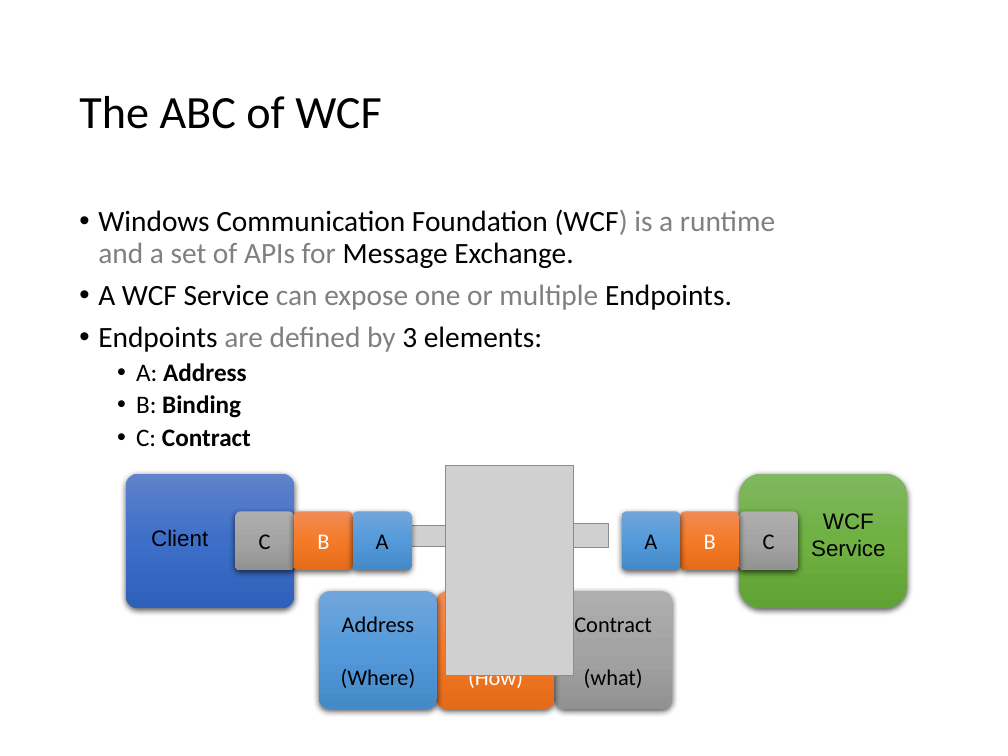
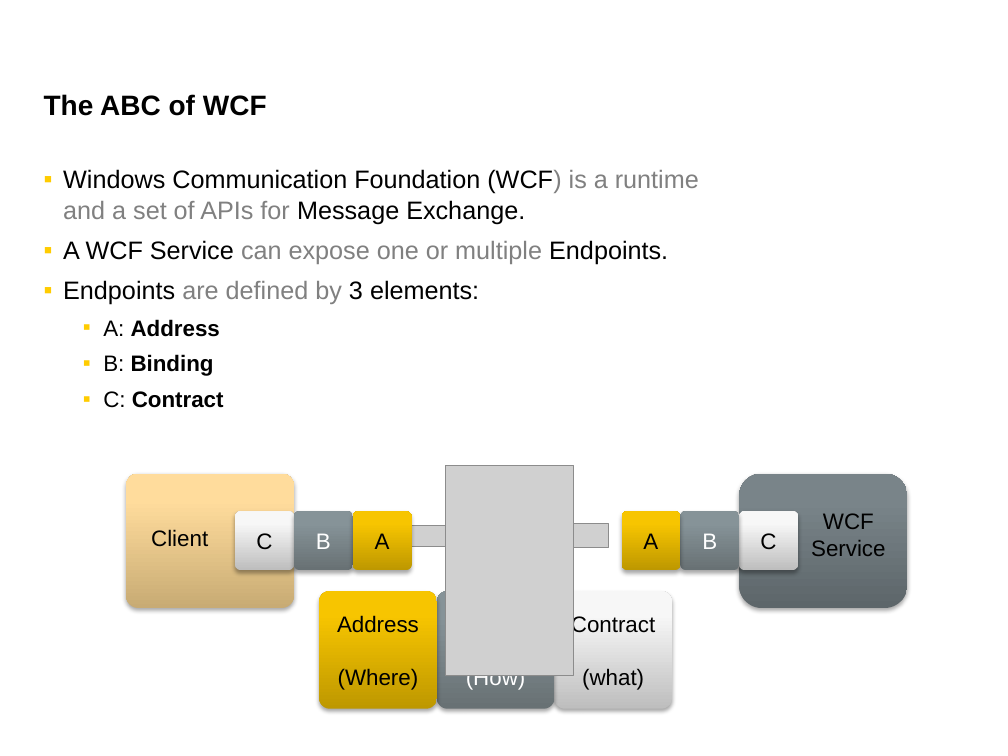
Before and after one commit to wmmihaa/BizTalk-Server---Developing-Integration-Solutions, a slide deck: slide 4 of Slides/Module 8 - Web Services and WCF.pptx. Drawn at 1008x756 pixels with LibreOffice and Linux fonts; fonts in the diff are those of the drawing; grey boxes stand for pictures. Boxes give left, top, right and bottom in pixels: in the first picture for what was removed or moved away, otherwise in the second. Text is boxed around its words. In the diff, an @@ line names an element or a change of style, - is before the commit and + after.

```diff
--- a/Slides/Module 8 - Web Services and WCF.pptx
+++ b/Slides/Module 8 - Web Services and WCF.pptx
@@ title "The ABC of WCF": place and size @@
-title "The ABC of WCF" at bbox=[79, 96, 381, 129]
+title "The ABC of WCF" at bbox=[44, 94, 267, 116]
@@ title "The ABC of WCF" at bbox=[44, 94, 267, 116]: size 33 to 20 pt, font Calibri to Arial, bold on; line spacing 0.9 to 1 @@
@@ text "Windows Communication Foundation (WCF) is ...": place and size @@
-text "Windows Communication Foundation (WCF) is ..." at bbox=[98, 209, 775, 447]
+text "Windows Communication Foundation (WCF) is ..." at bbox=[63, 169, 699, 408]
@@ text "Windows Communication Foundation (WCF) is ..." at bbox=[63, 169, 699, 408]: size 21 to 18 pt in "Windows Communication Foundation (WCF) is a runtime ...", "A WCF Service can expose one or ...", "Endpoints are defined by 3 elements:"; font Calibri to Arial; size 18 to 16 pt in "A: Address", "B: Binding", "C: Contract"; bullet • to ▪; line spacing 0.9 to 1; more space between paragraphs @@
@@ rounded rectangle at bbox=[126, 474, 294, 608]: fill gradient #6183CB to #3E70CA to #3062BB to gradient #C8AC75 to #FFDD9D to #FFDE9F; shadow changed @@
@@ rounded rectangle at bbox=[739, 474, 907, 608]: fill gradient #81B861 to #6FB242 to #62A336 to gradient #5D666A to #79858A; shadow changed @@
@@ font Calibri to Arial; fill gradient #71A6DB to #559BDB to #448ACA to gradient #BE9800 to #F7C600 to #F8C700; shadow changed in 3 elements at bbox=[622, 511, 680, 570], bbox=[353, 511, 411, 570], bbox=[320, 591, 437, 709] @@
@@ font Calibri to Arial; fill gradient #F18C57 to #F67B28 to #E56C19 to gradient #687175 to #879398 to #879499; shadow changed in 3 elements at bbox=[680, 511, 739, 570], bbox=[294, 511, 353, 570], bbox=[436, 591, 554, 709] @@
@@ font Calibri to Arial; fill gradient #AFAFAF to #A5A5A5 to #939393 to gradient #BEBEBE to #F7F7F7 to #F8F8F8; shadow changed in 3 elements at bbox=[739, 511, 797, 570], bbox=[235, 511, 293, 570], bbox=[554, 591, 672, 709] @@
```
Also in this commit, not shown: 33 other slides changed.
